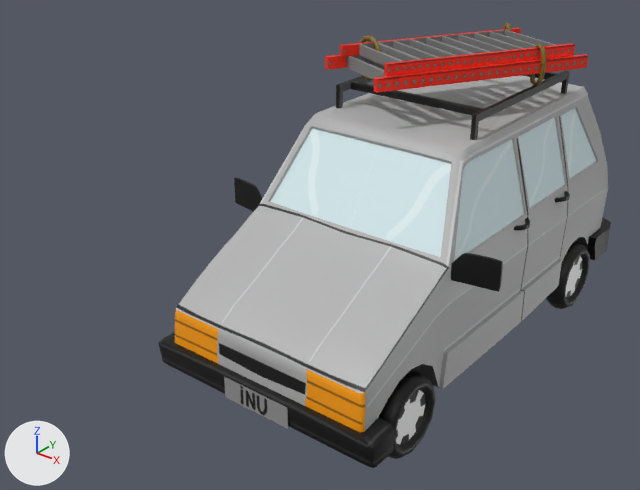
The FBX model Assets/Models/Uno.fbx: old version first, new version second.
The view is the same before and after, from a 50 mm camera at (3.23, -3.61, 2.64) aimed at (0.54, -0.24, 0.55). Arrows for +X, +Y and +Z are at lower left; the lights stay in place. Where no turn or scale is listed for an object, it has been applied to the vertices.

Before the edit, the objects in view are built like this:
```python
me_uno_chasi_001 = bpy.data.meshes.new('Uno_Chasi.001')
me_uno_chasi_001.from_pydata(...)  # 1345 vertices, 1300 faces; spans x -0.75..0.75, y -1.15..1.35, z -0.05..1.12
me_uno_chasi_001.materials.append(mat_unomat)  # picture img_uno_basecolor_png
me_uno_escadas_001 = bpy.data.meshes.new('Uno_Escadas.001')
me_uno_escadas_001.from_pydata(...)  # 784 vertices, 816 faces; spans x -0.491..0.497, y -0.595..0.581, z -0.145..0.093
me_uno_escadas_001.materials.append(mat_unomat)  # picture img_uno_basecolor_png
me_uno_rodaef = bpy.data.meshes.new('Uno_RodaEF')
me_uno_rodaef.from_pydata(...)  # 133 vertices, 132 faces; spans x -0.061..0.064, y -0.194..0.194, z -0.194..0.194
me_uno_rodaef.materials.append(mat_unomat)  # picture img_uno_basecolor_png
me_uno_rodaet = bpy.data.meshes.new('Uno_RodaET')
me_uno_rodaet.from_pydata(...)  # 133 vertices, 132 faces; spans x -0.061..0.064, y -0.194..0.194, z -0.194..0.194
me_uno_rodaet.materials.append(mat_unomat)  # picture img_uno_basecolor_png
ob_uno_chasi = bpy.data.objects.new('Uno_Chasi', me_uno_chasi_001)
ob_uno_chasi.location = (1.047, -0.176, 0.336)
ob_uno_escadas = bpy.data.objects.new('Uno_Escadas', me_uno_escadas_001)
ob_uno_escadas.location = (1.083, 0.138, 1.582)
ob_uno_rodaef = bpy.data.objects.new('Uno_RodaEF', me_uno_rodaef)
ob_uno_rodaef.location = (1.567, -0.963, 0.327)
ob_uno_rodaet = bpy.data.objects.new('Uno_RodaET', me_uno_rodaet)
ob_uno_rodaet.location = (1.567, 0.674, 0.327)
```
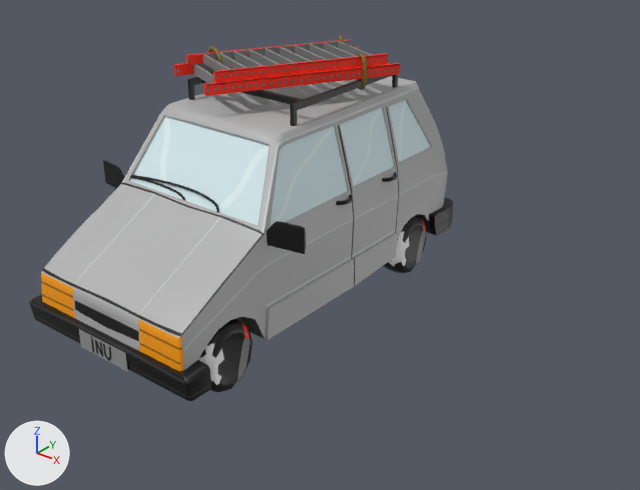
The change, as JSON lines over the scene's bpy script:
```json
{"block": "me_uno_chasi_001", "where": "# used by ob_uno_chasi; location = (1.047, -0.176, 0.336)"}
{"op": "remove", "block": "me_uno_chasi_001", "code": "me_uno_chasi_001.from_pydata(...)  # 1345 vertices, 1300 faces; spans x -0.75..0.75, y -1.15..1.35, z -0.05..1.12"}
{"op": "add", "block": "me_uno_chasi_001", "code": "me_uno_chasi_001.from_pydata(...)  # 1645 vertices, 1514 faces; spans x -0.75..0.75, y -1.15..1.35, z -0.04..1.12"}
{"block": "me_uno_chasi_001", "change": "me_uno_chasi_001 part 1: a new loose piece of 76 vertices spanning x -0.49..0.22, y -0.5..-0.46, z 0.61..0.68, in mat_unomat (picture img_uno_basecolor_png)"}
{"block": "me_uno_chasi_001", "change": "me_uno_chasi_001 part 2: a new loose piece of 72 vertices spanning x -0.49..-0.04, y -0.5..-0.46, z 0.61..0.65, in mat_unomat (picture img_uno_basecolor_png)"}
{"op": "add", "block": "me_uno_rodatraseirae_001", "code": ["me_uno_rodatraseirae_001 = bpy.data.meshes.new('Uno_RodaTraseiraE.001')", "me_uno_rodatraseirae_001.from_pydata(...)  # 122 vertices, 132 faces; spans x -0.174..0.009, y -0.194..0.194, z -0.194..0.194", "me_uno_rodatraseirae_001.materials.append(mat_unomat)  # picture img_uno_basecolor_png"]}
{"op": "remove", "block": "ob_uno_rodaet", "code": ["ob_uno_rodaet = bpy.data.objects.new('Uno_RodaET', me_uno_rodaet)", "ob_uno_rodaet.location = (1.567, 0.674, 0.327)"]}
{"op": "remove", "block": "ob_uno_rodaef", "code": ["ob_uno_rodaef = bpy.data.objects.new('Uno_RodaEF', me_uno_rodaef)", "ob_uno_rodaef.location = (1.567, -0.963, 0.327)"]}
{"op": "set", "path": "ob_uno_escadas.location", "old": "(1.083, 0.138, 1.582)", "new": "(0.0, 0.138, 1.369)"}
{"op": "set", "path": "ob_uno_chasi.location", "old": "(1.047, -0.176, 0.336)", "new": "(0.0, -0.176, 0.184)"}
{"op": "add", "block": "ob_uno_rodatraseirae", "code": ["ob_uno_rodatraseirae = bpy.data.objects.new('Uno_RodaTraseiraE', me_uno_rodatraseirae_001)", "ob_uno_rodatraseirae.location = (0.549, 0.686, 0.195)"]}
{"op": "add", "block": "ob_uno_rodadianteirae", "code": ["ob_uno_rodadianteirae = bpy.data.objects.new('Uno_RodaDianteiraE', me_uno_rodatraseirae_001.copy())", "ob_uno_rodadianteirae.location = (0.549, -0.963, 0.195)"]}
```

Location of each change, [x1, y1, x2, y2] in pixels of the pictures (640 x 490 px):
```json
{"object": "Uno_Chasi", "change": "reshaped, moved", "before": [158, 70, 611, 468], "after": [29, 73, 454, 401], "on screen": "6% narrower, 18% shorter"}
{"object": "Uno_Escadas", "change": "moved", "before": [325, 22, 588, 93], "after": [174, 35, 400, 96]}
{"object": "Uno_RodaEF", "change": "deleted", "before": [378, 370, 436, 459]}
{"object": "Uno_RodaDianteiraE", "change": "added", "after": [198, 319, 253, 392]}
{"object": "Uno_RodaET", "change": "deleted", "before": [546, 242, 590, 309]}
{"object": "Uno_RodaTraseiraE", "change": "added", "after": [383, 215, 426, 273]}
{"part": 1, "of": "me_uno_chasi_001", "change": "added", "after": [132, 175, 219, 213]}
{"part": 2, "of": "me_uno_chasi_001", "change": "added", "after": [130, 176, 186, 201]}
```
